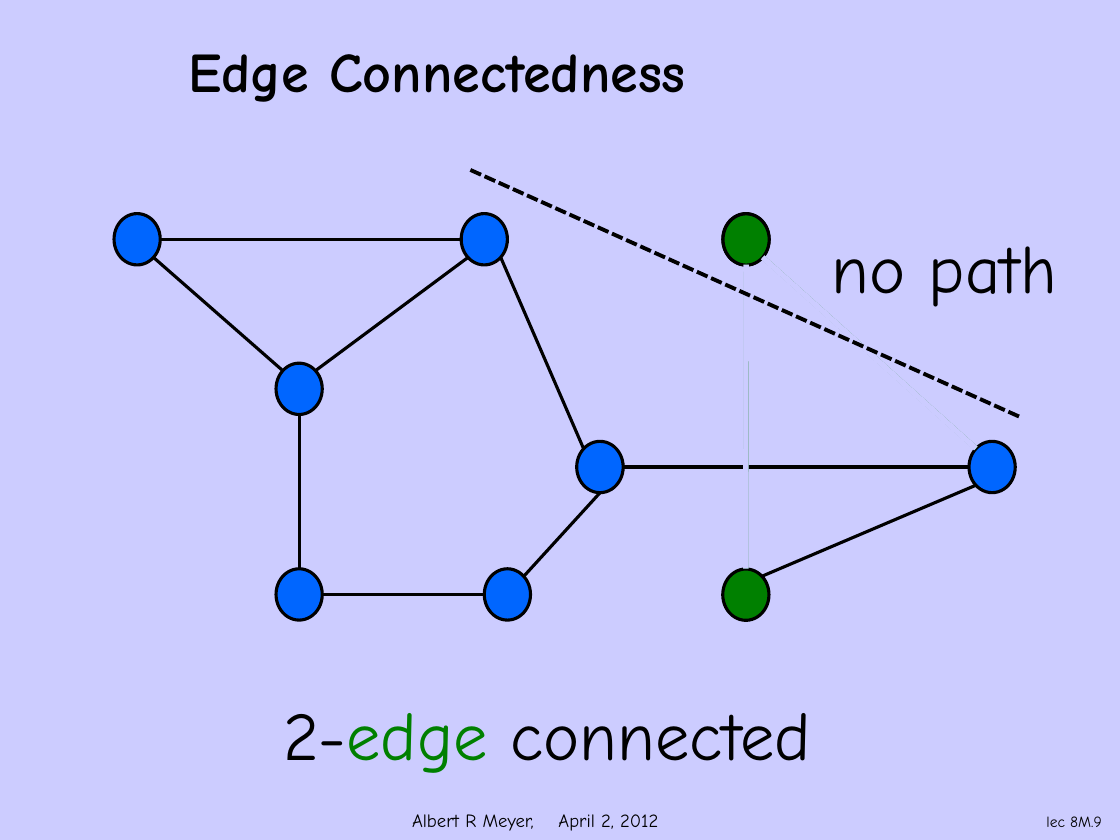
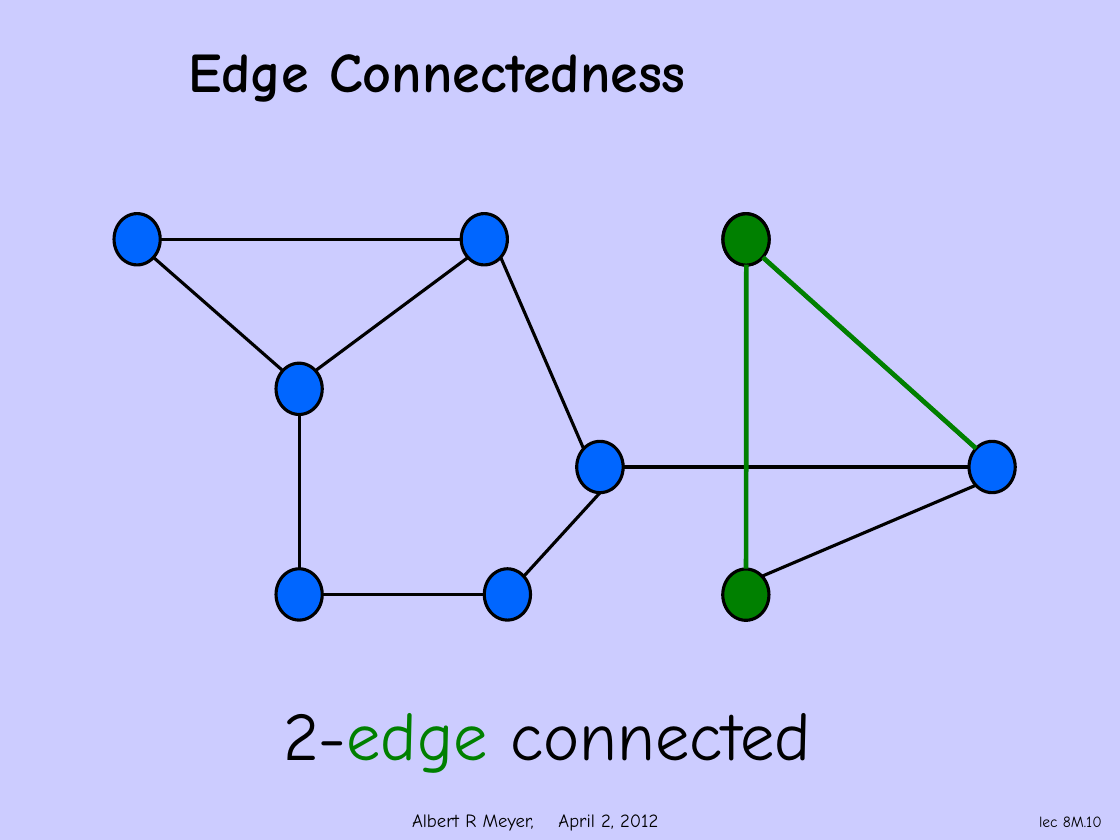
Before and after one commit to armeyer/mcs_web, a slide deck: slide 10 of spring12/slidesS12/simple-connect.pptx (slide 9 before the commit). Drawn at 1120x840 pixels with LibreOffice and Linux fonts; fonts in the diff are those of the drawing; background and template pictures are left out. Boxes give left, top, right and bottom in pixels: in the first picture for what was removed or moved away, otherwise in the second. Text is boxed around its words. In the diff, an @@ line names an element or a change of style, - is before the commit and + after.

```diff
--- a/spring12/slidesS12/simple-connect.pptx
+++ b/spring12/slidesS12/simple-connect.pptx
@@ line removed from (470, 170) to (1020, 417) @@
@@ line removed from (746, 264) to (746, 569) @@
@@ line removed from (763, 258) to (976, 448) @@
@@ text removed at (832,246,1057,307) @@
-no path
@@ page number at (1039,816,1102,827): text changed @@
-lec 8M.9
+lec 8M.10
```
Also in this commit, not shown: 7 other slides changed, 3 slides added, 5 other files.
